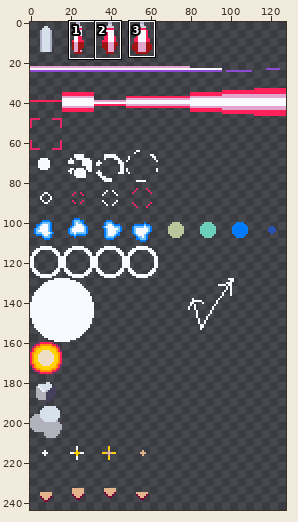
Sprite sheet -- src/resource/img/bulletPattern.png. The picture above shows the old version from afar; the outline marks the close-up.
Close-up. Before:
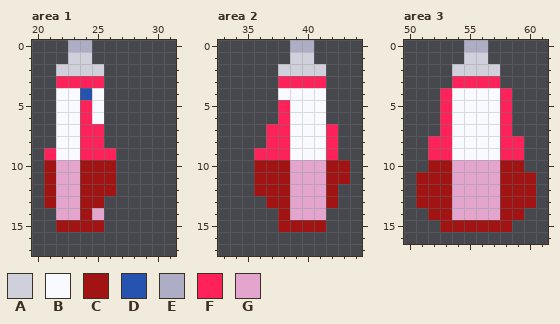
The file is 128x256 pixels. Shown: area 1: x 20..31, y 0..17; area 2: x 33..44, y 0..17; area 3: x 50..61, y 0..16. The wide view leaves out empty margins. The commit also changed other parts of the picture, which this record leaves out.
Palette (. is transparent): A #d0d0dd  B #f8faff  C #a21313  D #2653b0  E #adadc6  F #ff215a  G #e3a4ce
Pixels before, area 1, first column x 21:
 0 ..EE..
 1 ..AA..
 2 .AAAA.
 3 .FFFF.
 4 .BBDB.
 5 .BBFB.
 6 .BBFB.
 7 .BBFF.
 8 .BBFF.
 9 FBBFFF
10 CGGCCC
11 CGGCCC
12 CGGCCC
13 CGGCC.
14 .GGCG.
15 .CCCC.
Pixels before, area 2, first column x 36:
 0 ...EE...
 1 ...AA...
 2 ..AAAA..
 3 ..FFFF..
 4 ..BBBB..
 5 ..FBBB..
 6 ..FBBB..
 7 .FFBBBF.
 8 .FFBBBF.
 9 FFFBBBF.
10 CCCGGGCC
11 CCCGGGCC
12 CCCGGGC.
13 .CCGGGC.
14 ..CGGG..
15 ..CCCC..
Pixels before, area 3, first column x 51:
 0 ....EE....
 1 ....AA....
 2 ...AAAA...
 3 ...FFFF...
 4 ..FBBBBF..
 5 ..FBBBBF..
 6 ..FBBBBF..
 7 ..FBBBBF..
 8 .FFBBBBFF.
 9 .FFBBBBFF.
10 .CCGGGGCC.
11 CCCGGGGCCC
12 CCCGGGGCCC
13 CCCGGGGCCC
14 .CCGGGGCC.
15 ..CCCCCC..
After the commit:
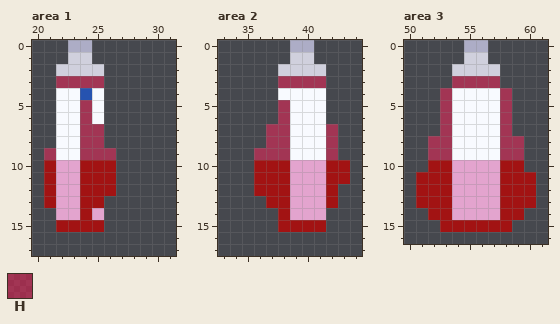
Colours new in this view: H #ff215a7f
The edit:
Area 1:
y 3: x 22..25 FFFF -> HHHH
y 5..6: x 24 F -> H
y 7..8: x 24..25 FF -> HH
y 9: x 21 F -> H; x 24..26 FFF -> HHH
Area 2:
y 3: x 38..41 FFFF -> HHHH
y 5..6: x 38 F -> H
y 7..8: x 37..38 FF -> HH; x 42 F -> H
y 9: x 36..38 FFF -> HHH; x 42 F -> H
Area 3:
y 3: x 54..57 FFFF -> HHHH
y 4..7: x 53 F -> H; x 58 F -> H
y 8..9: x 52..53 FF -> HH; x 58..59 FF -> HH
Where, in picture pixels (left, top, right, bottom), the same in both close-ups:
changed: (44, 76, 116, 160)
changed: (254, 76, 338, 160)
changed: (428, 76, 524, 160)
